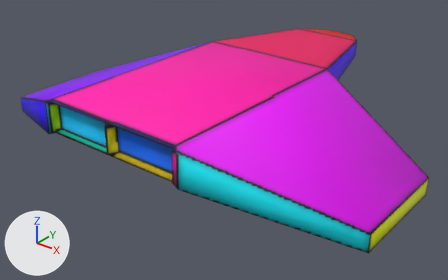
Before and after pictures for a commit that changed the OBJ model Assets/Meshes/Ship1/hull.obj.
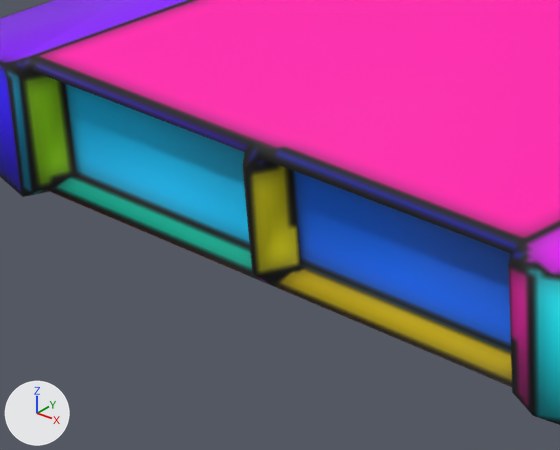
Each version appears first whole from a 50 mm camera at (4.86, -6.04, 3.19) aimed at (-0.07, 0.13, -0.64), and next in a close-up on the part from 10% to 41% of the width and 30% to 71% of the height. The axes (+X, +Y, +Z) are drawn at lower left. The lights are the same throughout. Where no turn or scale is listed for an object, it has been applied to the vertices.
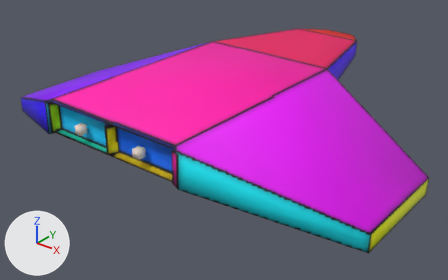
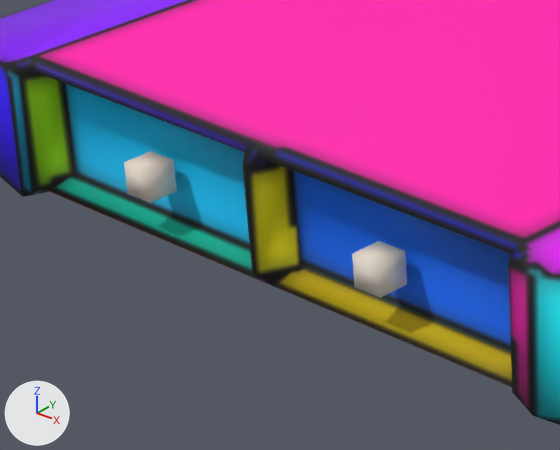
The change, as JSON lines over the scene's bpy script:
```json
{"op": "add", "block": "mat_default", "code": ["mat_default = principled_material('default')", "mat_default.base_color = (0.833, 0.743, 0.644)  # white #ebe0d2", "mat_default.roughness = 1.0"]}
{"op": "add", "block": "me_node_engine2", "code": ["me_node_engine2 = bpy.data.meshes.new('node_engine2')", "me_node_engine2.from_pydata(...)  # a box spanning x 0.4219..0.5219, y -2.0507..-1.9507, z 0.1297..0.2297", "me_node_engine2.materials.append(mat_default)  # white #ebe0d2"]}
{"op": "add", "block": "me_node_engine1", "code": ["me_node_engine1 = bpy.data.meshes.new('node_engine1')", "me_node_engine1.from_pydata(...)  # a box spanning x -0.5219..-0.4219, y -2.0507..-1.9507, z 0.1297..0.2297", "me_node_engine1.materials.append(mat_default)  # white #ebe0d2"]}
{"op": "add", "block": "ob_node_engine2", "code": ["ob_node_engine2 = bpy.data.objects.new('node_engine2', me_node_engine2)", "ob_node_engine2.location = (0.0, 0.0, 0.0)"]}
{"op": "add", "block": "ob_node_engine1", "code": ["ob_node_engine1 = bpy.data.objects.new('node_engine1', me_node_engine1)", "ob_node_engine1.location = (0.0, 0.0, 0.0)"]}
```

Pixel boxes [x1, y1, x2, y2] of what changed, in the close-ups (560 x 450 px):
```json
{"object": "node_engine2", "change": "added", "after": [352, 241, 407, 298]}
{"object": "node_engine1", "change": "added", "after": [124, 151, 177, 203]}
```
